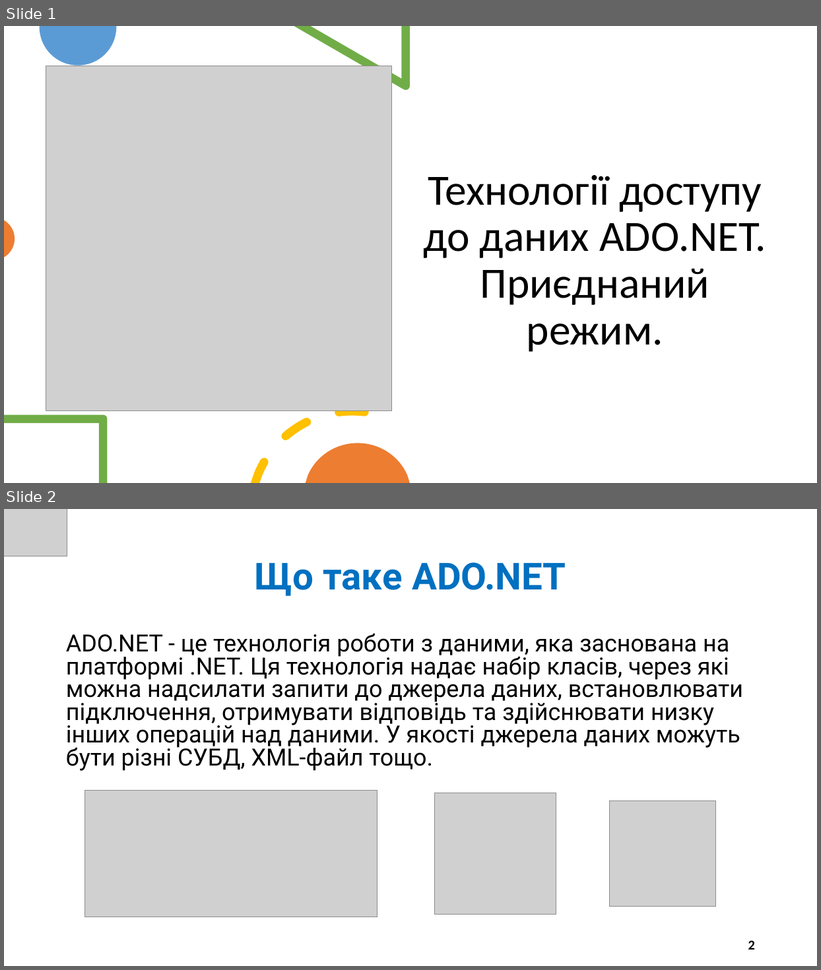
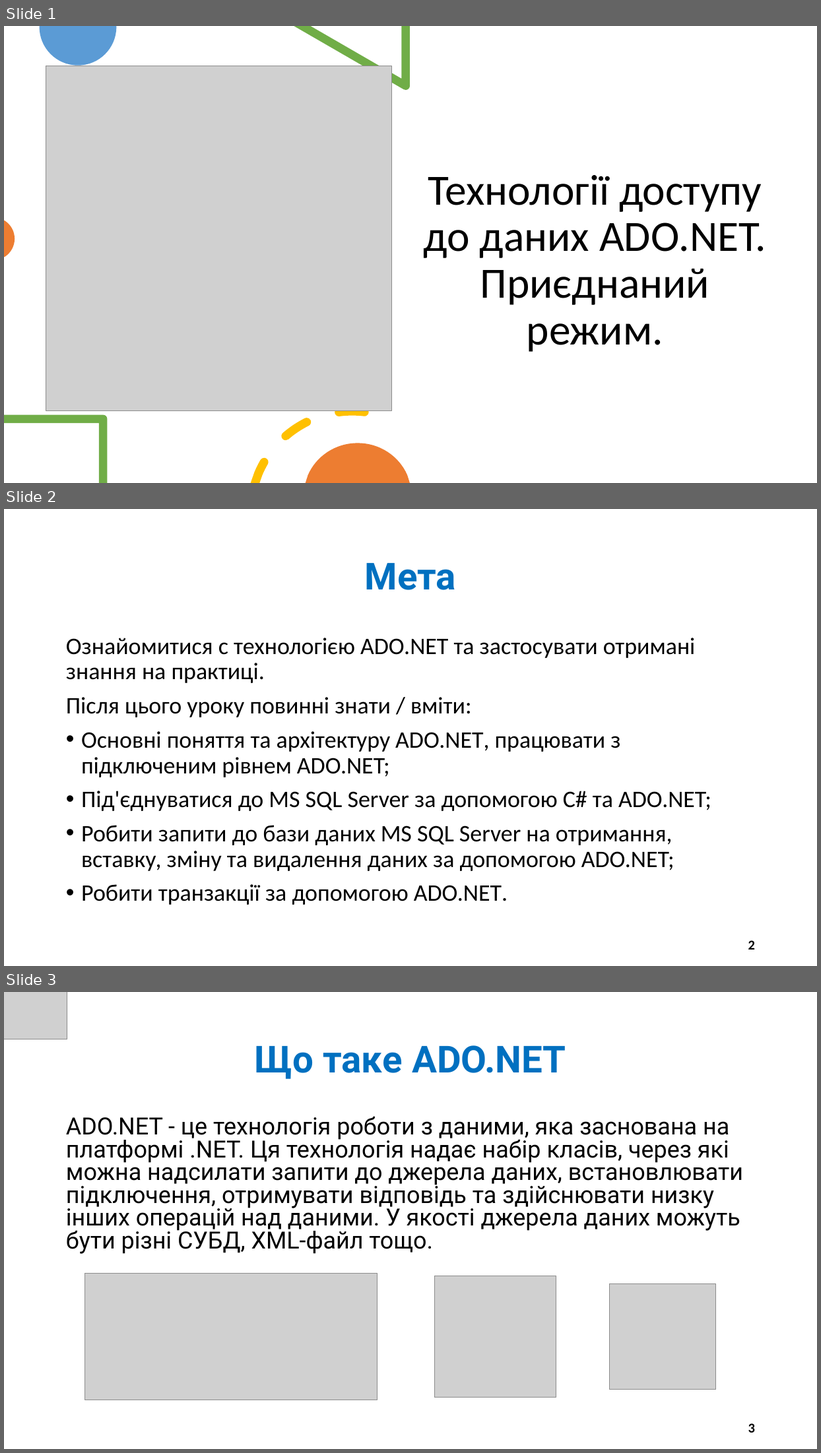
Before and after one commit to TanyaMykhnevych/ADO.NET_Lessons, a slide deck: AdoNet.Demo/TestLesson.pptx. Shown one above the other, each under a label of ours: slides 1 and 2 before the commit, slides 1, 2 and 3 after it. The pictures are 821x970 and 821x1453 pixels, drawn with LibreOffice and Linux fonts; fonts in the diff are those of the drawing; grey boxes stand for pictures. Boxes give left, top, right and bottom in pixels: in the first picture for what was removed or moved away, otherwise in the second. Text is boxed around its words. In the diff, an @@ line names an element or a change of style, - is before the commit and + after.

Commit message:
Updated .pptx, added Purpose

```diff
--- a/AdoNet.Demo/TestLesson.pptx
+++ b/AdoNet.Demo/TestLesson.pptx
@@ slide 2 added at <box>4,509,817,966</box>, background #FFFFFF @@
@@ title added at <box>365,563,456,590</box>, 44 pt, text #0070C0, bold @@
+Мета
@@ text added at <box>66,638,712,905</box>, 28 pt, text #000000 @@
+Ознайомитися с технологією ADO.NET та застосувати отримані знання на практиці.
+Після цього уроку повинні знати / вміти:
+• Основні поняття та архітектуру ADO.NET, працювати з підключеним рівнем ADO.NET;
+• Під'єднуватися до MS SQL Server за допомогою C# та ADO.NET;
+• Робити запити до бази даних MS SQL Server на отримання, вставку, зміну та видалення даних за допомогою ADO.NET;
+• Робити транзакції за допомогою ADO.NET.
@@ page number added at <box>748,941,755,950</box>, 16 pt, text #000000, bold @@
+2
@@ what was slide 2 is now slide 3 @@
@@ page number at <box>748,1424,755,1433</box>: text changed @@
-2
+3
```
